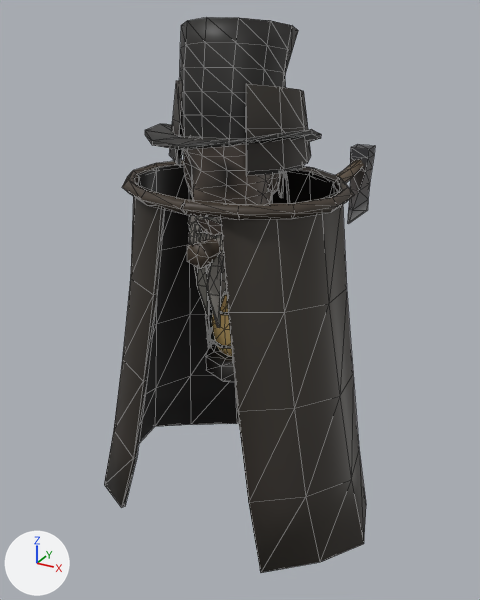
What one commit did to the glTF model creatures/woodsman/models/woodsman_lo.glb.
Both versions are drawn from a camera (50 mm lens) standing at (0.409, -0.735, 0.272) and looking at (-0.064, 0.123, -0.157). The axes (+X, +Y, +Z) are drawn at lower left. The lights are the same throughout. The picture after the commit comes second. Mesh edges are drawn as thin lines. Vertices at exactly the same position are counted once.

Before the edit, the objects in view are built like this:
```python
me_axe = bpy.data.meshes.new('axe')
me_axe.from_pydata(...)  # 61 vertices, 114 faces; spans x -0.018..0.018, y -0.101..0.544, z -0.105..0.032
me_axe.materials.append(mat_woodsman)
me_coat = bpy.data.meshes.new('coat')
me_coat.from_pydata(...)  # 190 vertices, 344 faces; spans x -0.209..0.216, y -0.145..0.164, z -0.421..0.074
me_coat.materials.append(mat_woodsman)
me_collar = bpy.data.meshes.new('collar')
me_collar.from_pydata(...)  # 66 vertices, 80 faces; spans x -0.092..0.092, y -0.063..0.092, z 0.094..0.195
me_collar.materials.append(mat_woodsman)
me_head = bpy.data.meshes.new('head')
me_head.from_pydata(...)  # 549 vertices, 772 faces; spans x -0.109..0.104, y -0.131..0.1, z -0.108..0.263
me_head.materials.append(mat_woodsman)
# before: 56 (0.0, -0.105, 0.065), 70 (0.0, -0.103, 0.082) at pixel (193, 188), 71 (0.024, -0.069, 0.082) at pixel (226, 185), 83 (-0.024, -0.069, 0.082) at pixel (191, 180), 84 (0.0, -0.085, 0.099) at pixel (201, 171)
# before: 85 (0.024, -0.067, 0.099) at pixel (227, 170), 97 (-0.024, -0.067, 0.099) at pixel (191, 165)
ob_axe = bpy.data.objects.new('axe', me_axe)
ob_axe.location = (0.0, 0.0, 0.0)
ob_coat = bpy.data.objects.new('coat', me_coat)
ob_coat.location = (0.0, 0.0, 0.0)
ob_collar = bpy.data.objects.new('collar', me_collar)
ob_collar.location = (0.0, 0.0, 0.0)
ob_head = bpy.data.objects.new('head', me_head)
ob_head.location = (0.0, 0.0, 0.0)
# also in view: 'lantern' at (0.0, 0.0, -0.101)
```
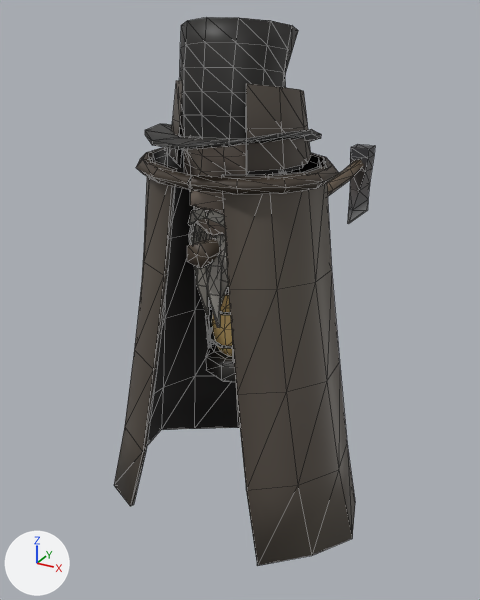
What changed in the scene script:
```text
Change me_head:
    used by ob_head; location = (0.0, 0.0, 0.0)
    verts and faces of me_head; kept vertices keep their numbers, new ones are numbered from 549
    remove me_head.from_pydata(...)  # 549 vertices, 772 faces; spans x -0.109..0.104, y -0.131..0.1, z -0.108..0.263
    add me_head.from_pydata(...)  # 589 vertices, 844 faces; spans x -0.109..0.104, y -0.131..0.1, z -0.108..0.263
    me_head part 1
    add verts[56] = (0.0, -0.111, 0.065)  # moved, pixel (190, 205)
    add verts[70] = (0.0, -0.108, 0.082)  # moved, pixel (191, 189)
    add verts[71] = (0.024, -0.071, 0.082)  # moved
    add verts[83] = (-0.024, -0.071, 0.082)  # moved
    add verts[84] = (0.0, -0.086, 0.099)  # moved, pixel (201, 171)
    add verts[85] = (0.024, -0.07, 0.099)  # moved, pixel (225, 170)
    add verts[97] = (-0.024, -0.07, 0.099)  # moved, pixel (190, 166)
    me_head part 2: 568 kept faces spanning x -0.066..0.066, y -0.111..0.066, z -0.108..0.17 get new vertex colours
    other edits to the shape of me_head do not show in these pictures
Change me_coat:
    used by ob_coat; location = (0.0, 0.0, 0.0)
    remove me_coat.from_pydata(...)  # 190 vertices, 344 faces; spans x -0.209..0.216, y -0.145..0.164, z -0.421..0.074
    add me_coat.from_pydata(...)  # 190 vertices, 344 faces; spans x -0.192..0.199, y -0.136..0.153, z -0.421..0.1
    me_coat part 3: 190 of 190 vertices moved; they spanned x -0.209..0.216, y -0.145..0.164, z -0.421..0.074 and now span x -0.192..0.199, y -0.136..0.153, z -0.421..0.1; mean shift (0.0, 0.0, 0.018)
    me_coat part 4: 95 faces centred in x -0.197..0.197, y -0.127..0.157, z -0.38..0.028 are repainted in the vertex colours; the middle colour goes from dark grey #3a342e to brown #595149
    me_coat part 5: 20 faces centred in x -0.197..0.205, y -0.138..0.158, z -0.419..0.028 are repainted in the vertex colours; the middle colour goes from dark grey #3d3831 to brown #5d554c
    me_coat part 6: 21 faces centred in x -0.202..0.201, y -0.141..0.161, z -0.418..0.028 are repainted in the vertex colours; the middle colour goes from dark grey #3d3731 to brown #5d554c
Change me_collar:
    where me_collar.from_pydata(...)  # 66 vertices, 80 faces; spans x -0.092..0.092, y -0.063..0.092, z 0.094..0.195
    used by ob_collar; location = (0.0, 0.0, 0.0)
    me_collar part 7: 40 faces centred in x -0.086..0.086, y -0.051..0.086, z 0.112..0.178 are repainted in the vertex colours; the middle colour goes from dark grey #37322d to brown #574f47
```

Where the change shows, as pixel boxes [x1, y1, x2, y2] in the pictures (480 x 600 px; the box of a moved part takes in the faces that stretch with it):
'coat', reshaped, recoloured (8% narrower)
    before: [104, 160, 366, 573]
    after: [114, 147, 355, 566]
part 1 of me_head, moved or reshaped
    before: [183, 149, 247, 203]
    after: [183, 149, 246, 212]
part 2 of me_head, recoloured
    both: [183, 144, 286, 328]
part 3 of me_coat, moved or reshaped
    before: [104, 160, 366, 573]
    after: [114, 147, 355, 566]
part 4 of me_coat, recoloured
    before: [104, 164, 366, 573]
    after: [114, 147, 355, 566]
part 5 of me_coat, recoloured
    before: [122, 209, 165, 507]
    after: [130, 186, 175, 506]
part 6 of me_coat, recoloured
    before: [122, 209, 164, 504]
    after: [130, 168, 177, 505]
part 7 of me_collar, recoloured
    both: [169, 80, 311, 168]
